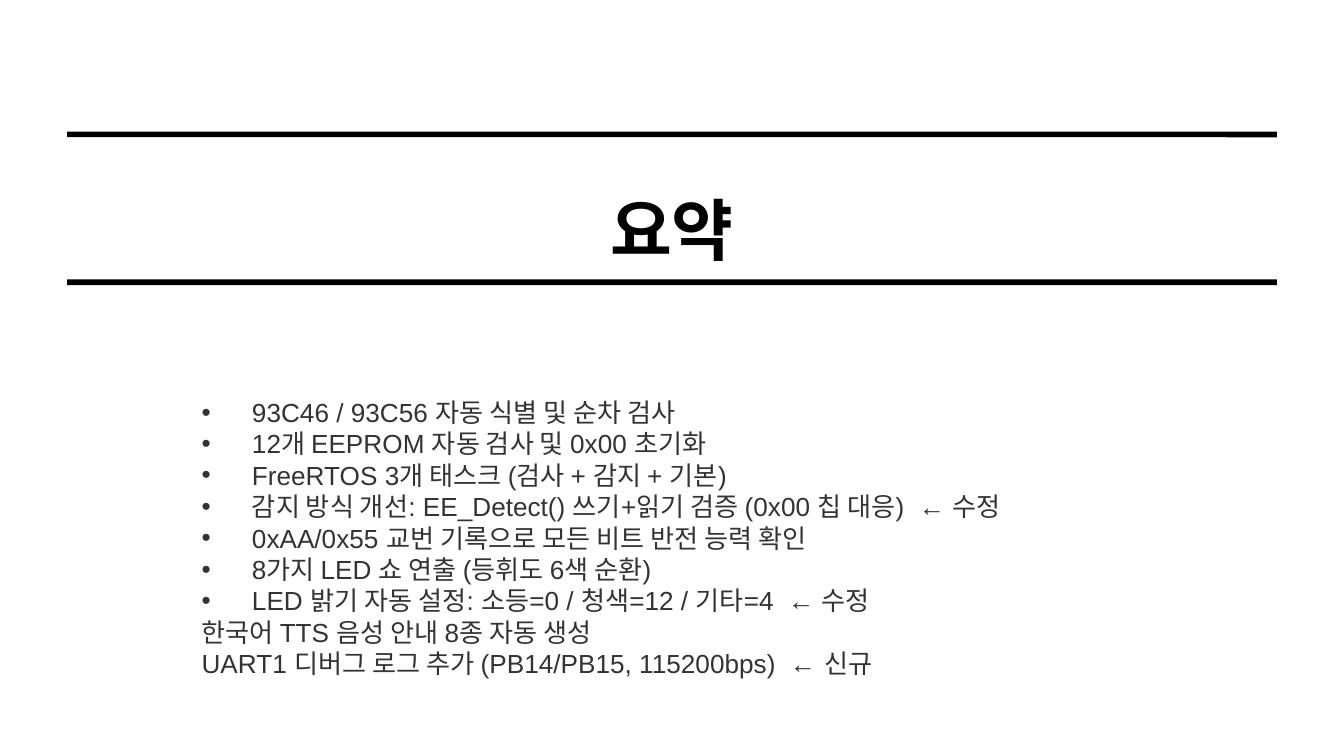
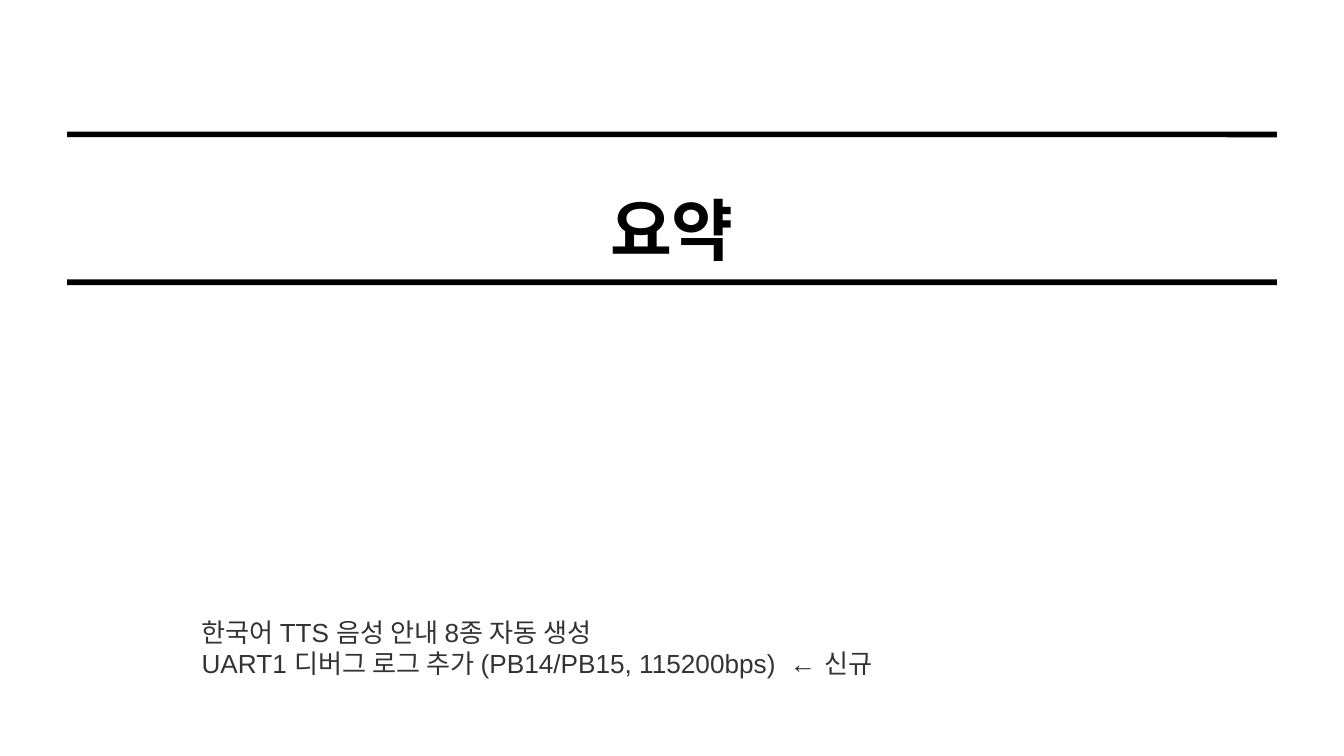
Before and after one commit to dselaser/93c56, a slide deck: slide 14 of 93c56_overview.pptx. Drawn at 1344x756 pixels with LibreOffice and Linux fonts; fonts in the diff are those of the drawing. Boxes give left, top, right and bottom in pixels: in the first picture for what was removed or moved away, otherwise in the second. Text is boxed around its words. In the diff, an @@ line names an element or a change of style, - is before the commit and + after.

```diff
--- a/93c56_overview.pptx
+++ b/93c56_overview.pptx
@@ text at <box>252,400,1000,612</box>: paragraphs removed @@
-• 93C46 / 93C56 자동 식별 및 순차 검사
-• 12개 EEPROM 자동 검사 및 0x00 초기화
-• FreeRTOS 3개 태스크 (검사 + 감지 + 기본)
-• 감지 방식 개선: EE_Detect() 쓰기+읽기 검증 (0x00 칩 대응) ← 수정
-• 0xAA/0x55 교번 기록으로 모든 비트 반전 능력 확인
-• 8가지 LED 쇼 연출 (등휘도 6색 순환)
-• LED 밝기 자동 설정: 소등=0 / 청색=12 / 기타=4 ← 수정
```
Also in this commit, not shown: 3 other slides changed, 3 other files.
